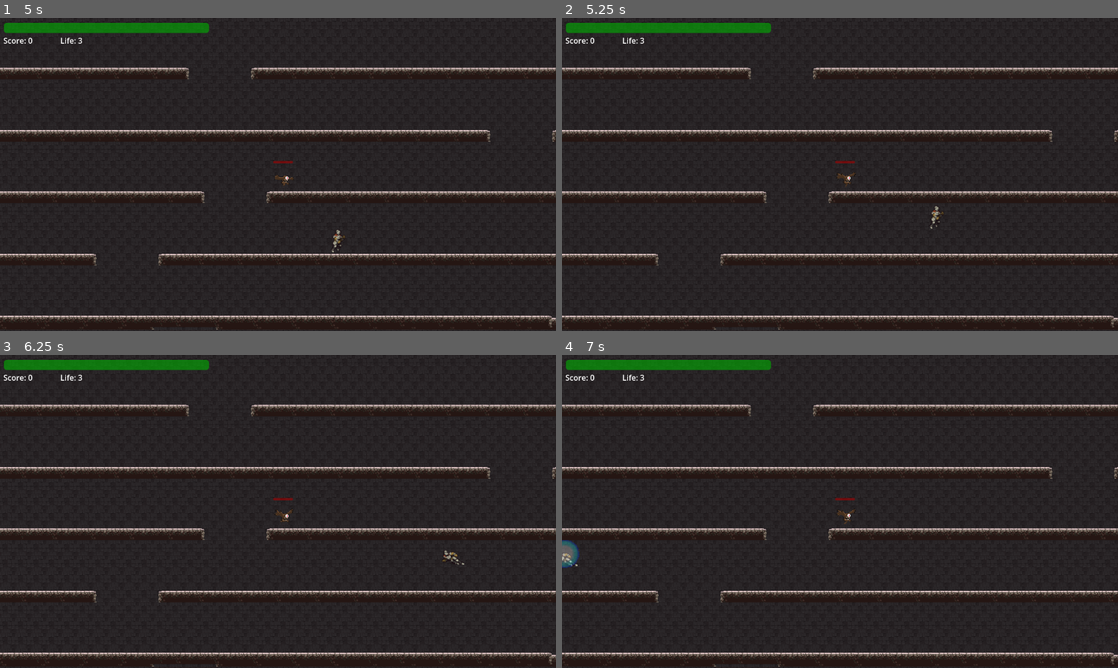
Above: before the commit, frames 1-4 (two rows, left to right).
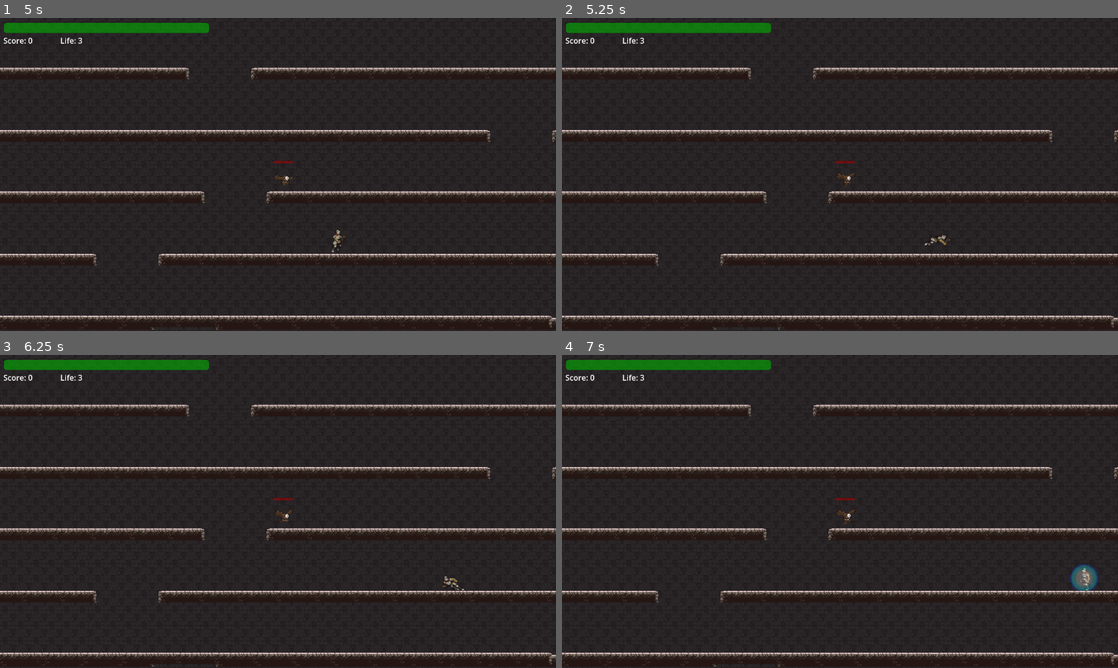
Above: after the commit, the same moments.

Repository: pengpa0012/godot-2d-jump-platformer
Game: Godot game, scene res://scene/start_screen.tscn
Same seed, same stepped clock (60 frames per second), same inputs: the game is played once before the commit and once after it.
Inputs:
- Up to frame 1 (5 s): click "Start Game" at 0.5 s; tap Enter (ui_accept) at 1.25, 1.52, 1.55, 1.82, 2.1, 2.27, 2.57, 3.05, 3.77, 4.07, 4.52, 4.55, 4.82 s; hold Right (ui_right) 1.28-2.78 s; tap E (shield) at 1.35, 2.3, 3.8 s; hold Left (ui_left) 2.78-3.53 s; tap K (attack) at 2.85 s; hold Right (ui_right) from 3.53 s (still down); tap Ctrl (crouch) at 3.6 s; hold L (roll) from 4.28 s (still down)
- Up to frame 2 (5.25 s): tap Enter (ui_accept) at 5 s; release Right (ui_right) at 5.03 s; release L (roll) at 5.03 s; hold Left (ui_left) from 5.03 s (still down); tap E (shield) at 5.1 s
- Up to frame 3 (6.25 s): tap Enter (ui_accept) at 5.27, 5.57, 6.05 s; release Left (ui_left) at 5.78 s; hold Right (ui_right) from 5.78 s (still down); hold J (slide) from 5.78 s (still down)
- Up to frame 4 (7 s): release Right (ui_right) at 6.53 s; release J (slide) at 6.53 s; hold Left (ui_left) from 6.53 s (still down); tap E (shield) at 6.6 s; tap Enter (ui_accept) at 6.77 s

Frame 1 is identical in both runs. In frame 2, 0.1% of the frame differs, in the area x 65-70%, y 60-73%; in frame 3, 0.1%; in frame 4, 0.6%, in the area x 0-97%, y 59-76%.

Commit message:
added shield rune, update player jump

Diff:
--- a/scene/rune.tscn
+++ b/scene/rune.tscn
@@ -93,6 +93,34 @@
 atlas = ExtResource("1_4ejti")
 region = Rect2(224, 256, 32, 32)
 
+[sub_resource type="AtlasTexture" id="AtlasTexture_6jmlj"]
+atlas = ExtResource("1_4ejti")
+region = Rect2(0, 128, 32, 32)
+
+[sub_resource type="AtlasTexture" id="AtlasTexture_pgu5h"]
+atlas = ExtResource("1_4ejti")
+region = Rect2(32, 128, 32, 32)
+
+[sub_resource type="AtlasTexture" id="AtlasTexture_0fhdv"]
+atlas = ExtResource("1_4ejti")
+region = Rect2(64, 128, 32, 32)
+
+[sub_resource type="AtlasTexture" id="AtlasTexture_7lj8y"]
+atlas = ExtResource("1_4ejti")
+region = Rect2(96, 128, 32, 32)
+
+[sub_resource type="AtlasTexture" id="AtlasTexture_be6ws"]
+atlas = ExtResource("1_4ejti")
+region = Rect2(128, 128, 32, 32)
+
+[sub_resource type="AtlasTexture" id="AtlasTexture_qcbaw"]
+atlas = ExtResource("1_4ejti")
+region = Rect2(160, 128, 32, 32)
+
+[sub_resource type="AtlasTexture" id="AtlasTexture_f4132"]
+atlas = ExtResource("1_4ejti")
+region = Rect2(192, 128, 32, 32)
+
 [sub_resource type="SpriteFrames" id="SpriteFrames_lj2le"]
 animations = [{
 "frames": [{
@@ -175,6 +203,32 @@
 "loop": true,
 "name": &"power_up_damage",
 "speed": 10.0
+}, {
+"frames": [{
+"duration": 1.0,
+"texture": SubResource("AtlasTexture_6jmlj")
+}, {
+"duration": 1.0,
+"texture": SubResource("AtlasTexture_pgu5h")
+}, {
+"duration": 1.0,
+"texture": SubResource("AtlasTexture_0fhdv")
+}, {
+"duration": 1.0,
+"texture": SubResource("AtlasTexture_7lj8y")
+}, {
+"duration": 1.0,
+"texture": SubResource("AtlasTexture_be6ws")
+}, {
+"duration": 1.0,
+"texture": SubResource("AtlasTexture_qcbaw")
+}, {
+"duration": 1.0,
+"texture": SubResource("AtlasTexture_f4132")
+}],
+"loop": true,
+"name": &"shield",
+"speed": 10.0
 }]
 
 [node name="Rune" type="Node2D"]
@@ -187,8 +241,8 @@
 
 [node name="AnimatedSprite2D" type="AnimatedSprite2D" parent="."]
 sprite_frames = SubResource("SpriteFrames_lj2le")
-animation = &"coin"
-frame_progress = 0.455978
+animation = &"shield"
+frame_progress = 0.978808
 metadata/_edit_horizontal_guides_ = [-39.0]
 
 [connection signal="body_entered" from="Area2D" to="." method="_on_area_2d_body_entered"]
--- a/scene/world.tscn
+++ b/scene/world.tscn
@@ -2679,6 +2679,10 @@
 stream = ExtResource("11_a6k4m")
 volume_db = 5.0
 
+[node name="RuneTimer" type="Timer" parent="."]
+wait_time = 5.0
+
 [connection signal="pressed" from="CanvasGroup/CanvasLayer2/PauseMenu/Quit" to="." method="_on_quit_pressed"]
 [connection signal="pressed" from="CanvasGroup/CanvasLayer2/PauseMenu/Resume" to="." method="_on_resume_pressed"]
 [connection signal="body_entered" from="CanvasGroup/CanvasLayer/Deadzone" to="." method="_on_deadzone_body_entered"]
+[connection signal="timeout" from="RuneTimer" to="." method="_on_rune_timer_timeout"]
--- a/script/global.gd
+++ b/script/global.gd
@@ -10,3 +10,5 @@
 var PLAYER_DAMAGE = 34.0
 var ENEMY_DAMAGE = 2.0
 var RUNE_TYPE = "COIN"
+var SHIELD = false
+var CAN_SHIELD = true
--- a/script/player.gd
+++ b/script/player.gd
@@ -25,13 +25,11 @@
 var cannotTurn = false
 var isCrouching = false
 var isCrouchAttack = false
-var isShield = false
-var canShield = true
 var randomAttack = null
 var firstAttack = false
 
 func _physics_process(delta):
-	if isShield:
+	if GLOBAL.SHIELD:
 		shield.visible = true
 	else:
 		shield.visible = false
@@ -132,7 +130,7 @@
 		self.queue_free()
 
 func hurt_player(area, knockback_multiplier):
-	if !isShield:
+	if !GLOBAL.SHIELD:
 		hurtAudio.play()
 		isHurting = true
 		if !hurtBox.disabled:
@@ -165,7 +163,7 @@
 
 func handlePlayerInput(direction):
 
-	if Input.is_action_just_pressed("ui_accept") and is_on_floor() && !isAttacking:
+	if Input.is_action_just_pressed("ui_accept") and is_on_floor() and !isAttacking and !isRolling and !isSliding and !isCrouchAttack:
 		velocity.y = JUMP_VELOCITY
 
 	if Input.is_action_just_pressed("attack") and is_on_floor() and !isCrouchAttack and !isAttacking and !isSliding and !isRolling:
@@ -205,15 +203,15 @@
 	if Input.is_action_just_released("crouch"):
 		isCrouching = false
 
-	if Input.is_action_just_pressed("shield") and canShield:
-		isShield = true
+	if Input.is_action_just_pressed("shield") and GLOBAL.CAN_SHIELD:
+		GLOBAL.SHIELD = true
 		$ShieldTimer.start()
-		canShield = false
+		GLOBAL.CAN_SHIELD = false
 		await get_tree().create_timer(.5).timeout
-		isShield = false
+		GLOBAL.SHIELD = false
 
 func _on_timer_timeout():
-	canShield = true
+	GLOBAL.CAN_SHIELD = true
 
 func adjust_sword_collision():
 	if animatedSprite.frame == 2:
--- a/script/rune.gd
+++ b/script/rune.gd
@@ -3,12 +3,14 @@
 @onready var coinAudio = get_node("/root/world/SFX/coin")
 @onready var powerUpAudio = get_node("/root/world/SFX/power_up")
 @onready var healthAudio = get_node("/root/world/SFX/health")
+@onready var runeTimer = get_node("/root/world/RuneTimer")
 
 func _ready():
 	var dropLootProbability = randi_range(0, 10)
-
 	if dropLootProbability == 0:
 		GLOBAL.RUNE_TYPE = "POWER_UP"
+	elif dropLootProbability == 1:
+		GLOBAL.RUNE_TYPE = "SHIELD"
 	elif dropLootProbability > 0 and dropLootProbability < 3:
 		GLOBAL.RUNE_TYPE = "HEART"
 	else:
@@ -18,22 +20,24 @@
 		$AnimatedSprite2D.play("coin")
 	elif GLOBAL.RUNE_TYPE == "HEART":
 		$AnimatedSprite2D.play("health")
+	elif GLOBAL.RUNE_TYPE == "SHIELD":
+		$AnimatedSprite2D.play("shield")
 	else:
 		$AnimatedSprite2D.play("power_up_damage")
 
 func _on_area_2d_body_entered(body):
 	if "Player" in body.name:
 		if GLOBAL.RUNE_TYPE == "COIN":
-			$AnimatedSprite2D.play("coin")
 			coinAudio.play()
 			GLOBAL.SCORE += 2
 		elif GLOBAL.RUNE_TYPE == "HEART":
-			$AnimatedSprite2D.play("health")
 			healthAudio.play()
 			GLOBAL.LIFE += 1
+		elif GLOBAL.RUNE_TYPE == "SHIELD":
+			healthAudio.play()
+			GLOBAL.SHIELD = true
+			runeTimer.start()
 		else:
-			$AnimatedSprite2D.play("power_up_damage")
 			powerUpAudio.play()
 			GLOBAL.PLAYER_DAMAGE += 30
-
 		self.queue_free()
--- a/script/world.gd
+++ b/script/world.gd
@@ -40,3 +40,7 @@
 
 func _on_deadzone_body_entered(body):
 	body.queue_free()
+
+
+func _on_rune_timer_timeout():
+	GLOBAL.SHIELD = false
Not shown: 1 places in scene/rune.tscn that only renumber resources
